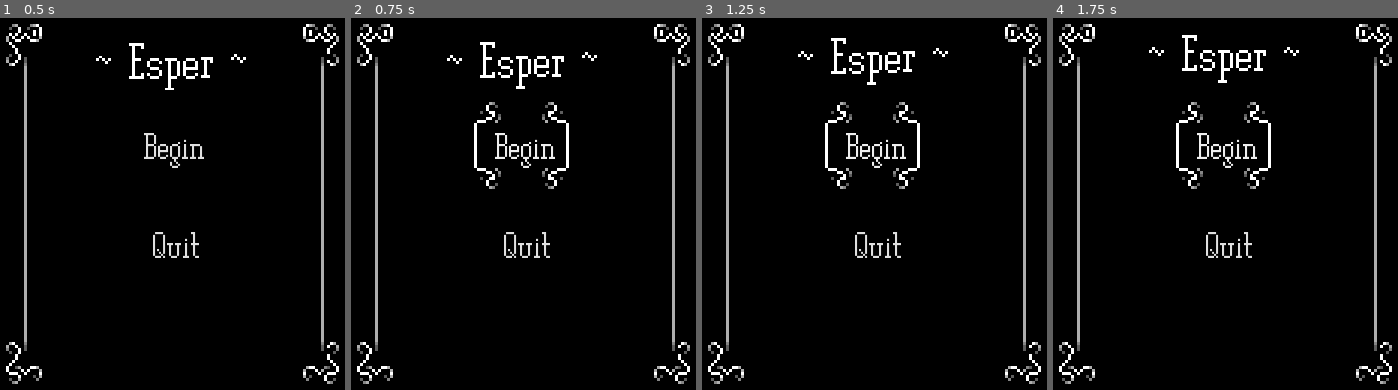
Above: before the commit, frames 1-4 (left to right).
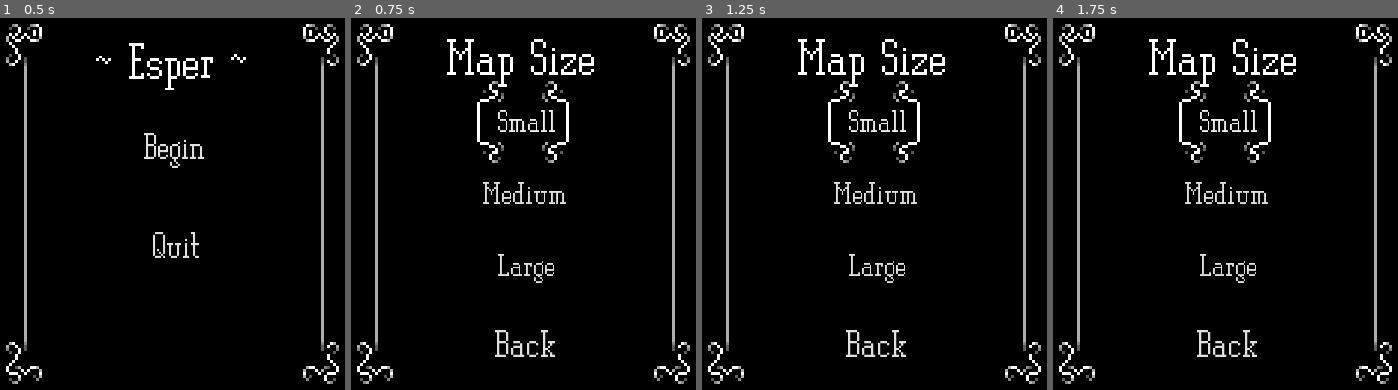
Above: after the commit, the same moments.

Repository: OsakiTsukiko/Esper
Game: Godot game, scene res://src/main_menu.tscn
Two runs of this game, one before a commit and one after it. Both use one fixed random seed, a clock stepped at 60 frames per second and the inputs below. Before the commit the project starts from res://src/mani_menu.tscn.
Inputs (mouse positions are in pixels of both pictures, inside the frame that each line leads up to):
- Up to frame 1 (0.5 s): no input
- Up to frame 2 (0.75 s): click "Begin" at 0.5 s
- Up to frame 3 (1.25 s): no input
- Up to frame 4 (1.75 s): click (1225, 122) at 1.25 s, where only the run after the commit has a clickable "Small"

Frame 1 is identical in both runs. In frame 2, 4.7% of the frame differs, in the area x 27-72%, y 5-92%; in frame 3, 4.7%; in frame 4, 4.8%, in the area x 27-72%, y 4-92%.

Commit message:
add main menu + map generation integration

Diff:
--- /dev/null
+++ b/assets/btn_group/new_buttongroup.tres
@@ -0,0 +1,3 @@
+[gd_resource type="ButtonGroup" format=2]
+
+[resource]
--- a/project.godot
+++ b/project.godot
@@ -22,9 +22,13 @@
 
 config/name="Esper"
 config/description="CO-OP 2D roguelike dungeon crawler themed around a 6th sense!"
-run/main_scene="res://src/mani_menu.tscn"
+run/main_scene="res://src/main_menu.tscn"
 config/use_custom_user_dir=true
 config/icon="res://icon.png"
+
+[autoload]
+
+Shortlivedconfig="*res://src/utils/shortlivedconfig.gd"
 
 [display]
 
--- /dev/null
+++ b/src/main_menu.gd
@@ -0,0 +1,35 @@
+extends Control
+
+
+onready var main_menu = $Panel/MarginContainer/HBoxContainer/Panel/VBoxContainer
+onready var size_menu = $Panel/MarginContainer/HBoxContainer/Panel/VBoxContainer2
+
+func _ready():
+	pass
+
+
+func _on_BeginBTN_pressed():
+	main_menu.hide()
+	size_menu.show()
+
+
+func _on_QuitBTN_pressed():
+	get_tree().quit()
+	pass
+
+
+func _on_BackBTN_pressed():
+	main_menu.show()
+	size_menu.hide()
+
+
+func _on_SizeSmallBTN_pressed():
+	Shortlivedconfig.create_map(8, 4)
+
+
+func _on_SizeMedBTN_pressed():
+	Shortlivedconfig.create_map(13, 6)
+
+
+func _on_SizeLargeBTN_pressed():
+	Shortlivedconfig.create_map(20, 10)
--- /dev/null
+++ b/src/main_menu.tscn
@@ -0,0 +1,181 @@
+[gd_scene load_steps=9 format=2]
+
+[ext_resource path="res://assets/themes/ornate_pixelart_theme/ornate-theme-release.tres" type="Theme" id=1]
+[ext_resource path="res://assets/themes/ornate_pixelart_theme/pixelplay.ttf" type="DynamicFontData" id=2]
+[ext_resource path="res://src/main_menu.gd" type="Script" id=3]
+[ext_resource path="res://assets/btn_group/new_buttongroup.tres" type="ButtonGroup" id=4]
+
+[sub_resource type="StyleBoxFlat" id=1]
+bg_color = Color( 0, 0, 0, 1 )
+
+[sub_resource type="DynamicFont" id=2]
+size = 11
+font_data = ExtResource( 2 )
+
+[sub_resource type="DynamicFont" id=3]
+size = 10
+font_data = ExtResource( 2 )
+
+[sub_resource type="DynamicFont" id=4]
+size = 12
+font_data = ExtResource( 2 )
+
+[node name="MainMenu" type="Control"]
+anchor_right = 1.0
+anchor_bottom = 1.0
+script = ExtResource( 3 )
+__meta__ = {
+"_edit_vertical_guides_": [ -99.0 ]
+}
+
+[node name="Panel" type="Panel" parent="."]
+anchor_right = 1.0
+anchor_bottom = 1.0
+custom_styles/panel = SubResource( 1 )
+
+[node name="MarginContainer" type="MarginContainer" parent="Panel"]
+anchor_right = 1.0
+anchor_bottom = 1.0
+custom_constants/margin_right = 15
+custom_constants/margin_top = 15
+custom_constants/margin_left = 15
+custom_constants/margin_bottom = 15
+
+[node name="HBoxContainer" type="HBoxContainer" parent="Panel/MarginContainer"]
+margin_left = 15.0
+margin_top = 15.0
+margin_right = 241.0
+margin_bottom = 135.0
+
+[node name="Panel" type="Panel" parent="Panel/MarginContainer/HBoxContainer"]
+margin_right = 111.0
+margin_bottom = 120.0
+size_flags_horizontal = 3
+theme = ExtResource( 1 )
+
+[node name="VBoxContainer" type="VBoxContainer" parent="Panel/MarginContainer/HBoxContainer/Panel"]
+anchor_right = 1.0
+anchor_bottom = 1.0
+size_flags_horizontal = 3
+size_flags_vertical = 3
+
+[node name="Title" type="RichTextLabel" parent="Panel/MarginContainer/HBoxContainer/Panel/VBoxContainer"]
+margin_right = 111.0
+margin_bottom = 22.0
+bbcode_enabled = true
+bbcode_text = "[center][wave amp=15.0 freq=2.0]~ Esper ~[/wave][/center]"
+text = "~ Esper ~"
+fit_content_height = true
+
+[node name="CenterContainer" type="CenterContainer" parent="Panel/MarginContainer/HBoxContainer/Panel/VBoxContainer"]
+margin_top = 26.0
+margin_right = 111.0
+margin_bottom = 55.0
+
+[node name="BeginBTN" type="Button" parent="Panel/MarginContainer/HBoxContainer/Panel/VBoxContainer/CenterContainer"]
+margin_left = 37.0
+margin_right = 73.0
+margin_bottom = 29.0
+size_flags_horizontal = 0
+size_flags_vertical = 0
+theme = ExtResource( 1 )
+custom_fonts/font = SubResource( 2 )
+text = "Begin"
+
+[node name="CenterContainer2" type="CenterContainer" parent="Panel/MarginContainer/HBoxContainer/Panel/VBoxContainer"]
+margin_top = 59.0
+margin_right = 111.0
+margin_bottom = 88.0
+
+[node name="QuitBTN" type="Button" parent="Panel/MarginContainer/HBoxContainer/Panel/VBoxContainer/CenterContainer2"]
+margin_left = 41.0
+margin_right = 70.0
+margin_bottom = 29.0
+size_flags_horizontal = 0
+size_flags_vertical = 0
+theme = ExtResource( 1 )
+custom_fonts/font = SubResource( 2 )
+text = "Quit"
+
+[node name="VBoxContainer2" type="VBoxContainer" parent="Panel/MarginContainer/HBoxContainer/Panel"]
+visible = false
+anchor_right = 1.0
+anchor_bottom = 1.0
+custom_constants/separation = -3
+
+[node name="Title" type="RichTextLabel" parent="Panel/MarginContainer/HBoxContainer/Panel/VBoxContainer2"]
+margin_right = 111.0
+margin_bottom = 22.0
+bbcode_enabled = true
+bbcode_text = "[center]Map Size[/center]"
+text = "Map Size"
+fit_content_height = true
+
+[node name="CenterContainer" type="CenterContainer" parent="Panel/MarginContainer/HBoxContainer/Panel/VBoxContainer2"]
+margin_top = 19.0
+margin_right = 111.0
+margin_bottom = 47.0
+
+[node name="SizeSmallBTN" type="Button" parent="Panel/MarginContainer/HBoxContainer/Panel/VBoxContainer2/CenterContainer"]
+margin_left = 41.0
+margin_right = 70.0
+margin_bottom = 28.0
+theme = ExtResource( 1 )
+custom_fonts/font = SubResource( 3 )
+group = ExtResource( 4 )
+text = "Small"
+
+[node name="CenterContainer2" type="CenterContainer" parent="Panel/MarginContainer/HBoxContainer/Panel/VBoxContainer2"]
+margin_top = 44.0
+margin_right = 111.0
+margin_bottom = 72.0
+
+[node name="SizeMedBTN" type="Button" parent="Panel/MarginContainer/HBoxContainer/Panel/VBoxContainer2/CenterContainer2"]
+margin_left = 37.0
+margin_right = 74.0
+margin_bottom = 28.0
+theme = ExtResource( 1 )
+custom_fonts/font = SubResource( 3 )
+group = ExtResource( 4 )
+text = "Medium"
+
+[node name="CenterContainer3" type="CenterContainer" parent="Panel/MarginContainer/HBoxContainer/Panel/VBoxContainer2"]
+margin_top = 69.0
+margin_right = 111.0
+margin_bottom = 97.0
+
+[node name="SizeLargeBTN" type="Button" parent="Panel/MarginContainer/HBoxContainer/Panel/VBoxContainer2/CenterContainer3"]
+margin_left = 40.0
+margin_right = 70.0
+margin_bottom = 28.0
+theme = ExtResource( 1 )
+custom_fonts/font = SubResource( 3 )
+group = ExtResource( 4 )
+text = "Large"
+
+[node name="CenterContainer4" type="CenterContainer" parent="Panel/MarginContainer/HBoxContainer/Panel/VBoxContainer2"]
+margin_top = 94.0
+margin_right = 111.0
+margin_bottom = 124.0
+
+[node name="BackBTN" type="Button" parent="Panel/MarginContainer/HBoxContainer/Panel/VBoxContainer2/CenterContainer4"]
+margin_left = 39.0
+margin_right = 72.0
+margin_bottom = 30.0
+theme = ExtResource( 1 )
+custom_fonts/font = SubResource( 4 )
+group = ExtResource( 4 )
+text = "Back"
+
+[node name="Illustration" type="TextureRect" parent="Panel/MarginContainer/HBoxContainer"]
+margin_left = 115.0
+margin_right = 226.0
+margin_bottom = 120.0
+size_flags_horizontal = 3
+
+[connection signal="pressed" from="Panel/MarginContainer/HBoxContainer/Panel/VBoxContainer/CenterContainer/BeginBTN" to="." method="_on_BeginBTN_pressed"]
+[connection signal="pressed" from="Panel/MarginContainer/HBoxContainer/Panel/VBoxContainer/CenterContainer2/QuitBTN" to="." method="_on_QuitBTN_pressed"]
+[connection signal="pressed" from="Panel/MarginContainer/HBoxContainer/Panel/VBoxContainer2/CenterContainer/SizeSmallBTN" to="." method="_on_SizeSmallBTN_pressed"]
+[connection signal="pressed" from="Panel/MarginContainer/HBoxContainer/Panel/VBoxContainer2/CenterContainer2/SizeMedBTN" to="." method="_on_SizeMedBTN_pressed"]
+[connection signal="pressed" from="Panel/MarginContainer/HBoxContainer/Panel/VBoxContainer2/CenterContainer3/SizeLargeBTN" to="." method="_on_SizeLargeBTN_pressed"]
+[connection signal="pressed" from="Panel/MarginContainer/HBoxContainer/Panel/VBoxContainer2/CenterContainer4/BackBTN" to="." method="_on_BackBTN_pressed"]
--- a/src/mani_menu.tscn
+++ /dev/null
@@ -1,93 +0,0 @@
-[gd_scene load_steps=5 format=2]
-
-[ext_resource path="res://assets/themes/ornate_pixelart_theme/ornate-theme-release.tres" type="Theme" id=1]
-[ext_resource path="res://assets/themes/ornate_pixelart_theme/pixelplay.ttf" type="DynamicFontData" id=2]
-
-[sub_resource type="StyleBoxFlat" id=1]
-bg_color = Color( 0, 0, 0, 1 )
-
-[sub_resource type="DynamicFont" id=2]
-size = 11
-font_data = ExtResource( 2 )
-
-[node name="MainMenu" type="Control"]
-anchor_right = 1.0
-anchor_bottom = 1.0
-__meta__ = {
-"_edit_vertical_guides_": [ -99.0 ]
-}
-
-[node name="Panel" type="Panel" parent="."]
-anchor_right = 1.0
-anchor_bottom = 1.0
-custom_styles/panel = SubResource( 1 )
-
-[node name="MarginContainer" type="MarginContainer" parent="Panel"]
-anchor_right = 1.0
-anchor_bottom = 1.0
-custom_constants/margin_right = 15
-custom_constants/margin_top = 15
-custom_constants/margin_left = 15
-custom_constants/margin_bottom = 15
-
-[node name="HBoxContainer" type="HBoxContainer" parent="Panel/MarginContainer"]
-margin_left = 15.0
-margin_top = 15.0
-margin_right = 241.0
-margin_bottom = 135.0
-
-[node name="Panel" type="Panel" parent="Panel/MarginContainer/HBoxContainer"]
-margin_right = 111.0
-margin_bottom = 120.0
-size_flags_horizontal = 3
-theme = ExtResource( 1 )
-
-[node name="VBoxContainer" type="VBoxContainer" parent="Panel/MarginContainer/HBoxContainer/Panel"]
-anchor_right = 1.0
-anchor_bottom = 1.0
-size_flags_horizontal = 3
-size_flags_vertical = 3
-
-[node name="Title" type="RichTextLabel" parent="Panel/MarginContainer/HBoxContainer/Panel/VBoxContainer"]
-margin_right = 111.0
-margin_bottom = 22.0
-bbcode_enabled = true
-bbcode_text = "[center][wave amp=15.0 freq=2.0]~ Esper ~[/wave][/center]"
-text = "~ Esper ~"
-fit_content_height = true
-
-[node name="CenterContainer" type="CenterContainer" parent="Panel/MarginContainer/HBoxContainer/Panel/VBoxContainer"]
-margin_top = 26.0
-margin_right = 111.0
-margin_bottom = 55.0
-
-[node name="BeginBTN" type="Button" parent="Panel/MarginContainer/HBoxContainer/Panel/VBoxContainer/CenterContainer"]
-margin_left = 37.0
-margin_right = 73.0
-margin_bottom = 29.0
-size_flags_horizontal = 0
-size_flags_vertical = 0
-theme = ExtResource( 1 )
-custom_fonts/font = SubResource( 2 )
-text = "Begin"
-
-[node name="CenterContainer2" type="CenterContainer" parent="Panel/MarginContainer/HBoxContainer/Panel/VBoxContainer"]
-margin_top = 59.0
-margin_right = 111.0
-margin_bottom = 88.0
-
-[node name="QuitBTN" type="Button" parent="Panel/MarginContainer/HBoxContainer/Panel/VBoxContainer/CenterContainer2"]
-margin_left = 41.0
-margin_right = 70.0
-margin_bottom = 29.0
-size_flags_horizontal = 0
-size_flags_vertical = 0
-theme = ExtResource( 1 )
-custom_fonts/font = SubResource( 2 )
-text = "Quit"
-
-[node name="Illustration" type="TextureRect" parent="Panel/MarginContainer/HBoxContainer"]
-margin_left = 115.0
-margin_right = 226.0
-margin_bottom = 120.0
-size_flags_horizontal = 3
--- /dev/null
+++ b/src/utils/shortlivedconfig.gd
@@ -0,0 +1,30 @@
+extends Node
+
+var map_width: int = 20
+var map_height: int = 20
+var map_room_number: int
+var map_SB_distance: int
+
+#-1 - unused room
+# 0 - start room
+# 1 - mid room
+# 2 - dead end room
+# 3 - boss room
+var map_matrix: Array
+
+# 0 - start
+var map_length_matrix: Array
+
+
+# 8 4
+# 13 6
+# 20 10
+func create_map(room_number, distance):
+	map_room_number = room_number
+	map_SB_distance = distance
+	map_matrix = MapGen.generate_map_matrix(map_width, map_height, map_room_number, map_SB_distance)
+	for i in range(map_matrix.size()):
+		var sol_array = []
+		for j in range(map_matrix[i].size()):
+			sol_array.append(map_matrix[i][j].id)
+		print(sol_array)
